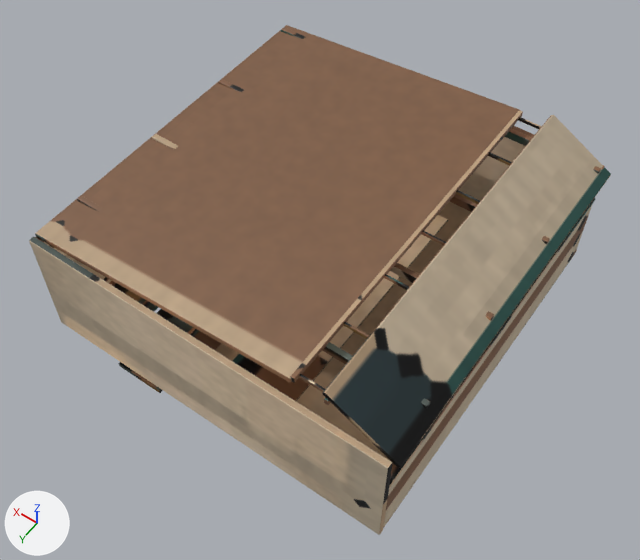
One commit to the glTF model public/room-art/compaii-atelier/gallery.glb: the scene before it, then after it.
Both versions are drawn from a camera (50 mm lens) standing at (-9.95, 14.4, 22.62) and looking at (-0.31, 0.9, 1.39). The lights are fixed; the arrows at lower left show +X, +Y and +Z. The older version comes first. Vertices at exactly the same position are counted once.

Script lines for the objects in view, before the commit:
```python
me_cube_158 = bpy.data.meshes.new('Cube.158')
me_cube_158.from_pydata(...)  # 7884 vertices, 15440 faces; spans x -6.11..5.92, y -5.89..6.06, z -0.89..5.03
me_cube_158.materials.append(mat_ivory_limewash)
me_cube_158.materials.append(mat_dark_oiled_oak)
me_cube_158.materials.append(mat_weathered_copper)
me_cube_158.materials.append(mat_split_basalt)
me_cube_158.materials.append(mat_ivory_lettering)
me_cube_158.materials.append(mat_honed_honey_limestone)
me_cube_158.materials.append(mat_blue_gunmetal)
me_cube_158.materials.append(mat_satin_brass)
me_cube_158.materials.append(mat_honey_lamp_glass)
ob_vis___collection_gallery = bpy.data.objects.new('VIS · Collection gallery', me_cube_158)
ob_vis___collection_gallery.location = (0.0, 0.0, 0.0)
```
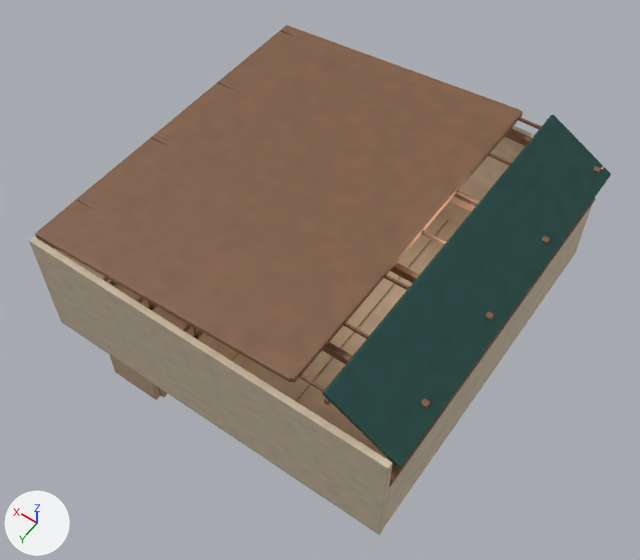
Pixel boxes [x1, y1, x2, y2] of what changed, in the pictures (640 x 560 px; the box of a moved part takes in the faces that stretch with it):
part 1 of me_cube_158, moved or reshaped (mostly hidden)
    before: [188, 327, 197, 336]
    after: [183, 324, 192, 332]
part 2 of me_cube_158, moved or reshaped (mostly hidden)
    before: [142, 300, 150, 307]
    after: [137, 297, 145, 303]
part 3 of me_cube_158, added (mostly hidden)
    after: [109, 301, 203, 400]
part 4 of me_cube_158, surface changed
    both: [29, 27, 607, 535]

Diff of the bpy script that builds the scene:
```diff
--- a/public/room-art/compaii-atelier/gallery.glb.py
+++ b/public/room-art/compaii-atelier/gallery.glb.py
@@ me_cube_158 @@
 # used by ob_vis___collection_gallery; location = (0.0, 0.0, 0.0)
-me_cube_158.from_pydata(...)  # 7884 vertices, 15440 faces; spans x -6.11..5.92, y -5.89..6.06, z -0.89..5.03
+me_cube_158.from_pydata(...)  # 10572 vertices, 20704 faces; spans x -6.11..5.92, y -5.89..6.06, z -1.03..5.03
+# me_cube_158 part 1: the loose piece of 96 vertices spanning x 2.02..2.14, y 3.15..5.87, z 0.47..0.59 is scaled about its middle by (0.885, 1.01, 0.648), then moved by (0.0, 0.0, 0.35)
+# me_cube_158 part 2: the loose piece of 96 vertices spanning x 3.86..3.98, y 3.15..5.87, z 0.47..0.59 is scaled about its middle by (0.885, 1.01, 0.648), then moved by (0.0, 0.0, 0.35)
+# me_cube_158 part 3: 1344 vertices added at x 2.0..4.0, y 3.16..6.06, z -1.03..0.85
+# me_cube_158 part 4: 14968 kept faces spanning x -6.11..5.92, y -5.89..6.06, z -0.89..5.03 get new texture (UV) coordinates
+# other edits to the shape of me_cube_158 do not show in these pictures
 me_cube_158.materials.append(mat_ivory_limewash)
```
